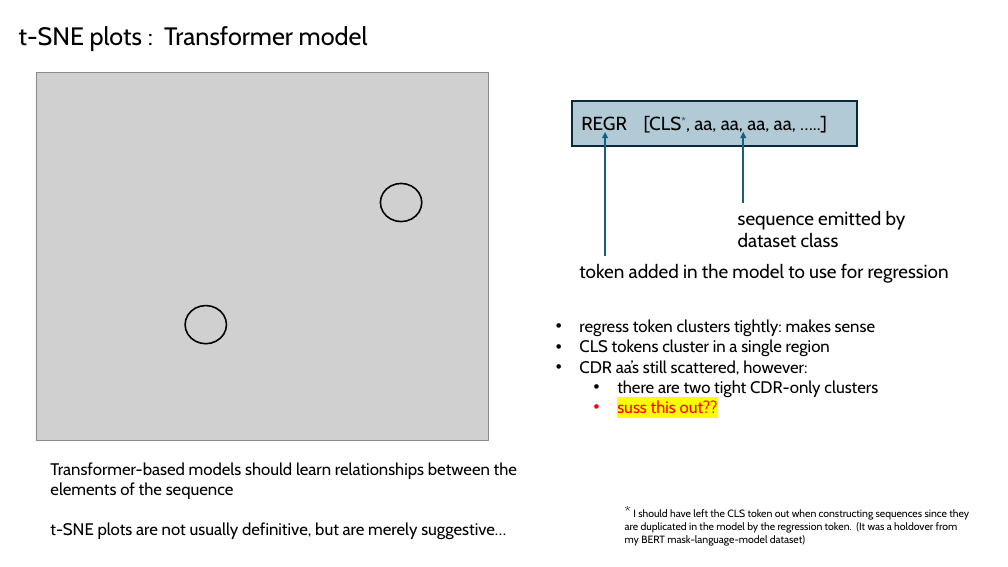
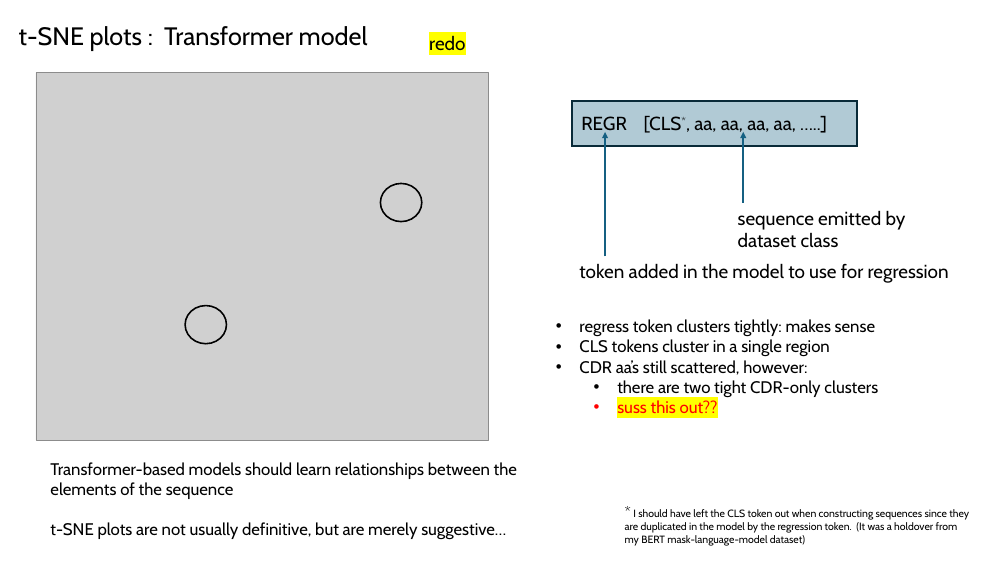
Before and after one commit to planaria158/BERT-antibody-antigen-binding-energy, a slide deck: slide 14 of Homework-aAlphaBio.pptx (slide 18 before the commit). Drawn at 1008x567 pixels with LibreOffice and Linux fonts; fonts in the diff are those of the drawing; grey boxes stand for pictures. Boxes give left, top, right and bottom in pixels: in the first picture for what was removed or moved away, otherwise in the second. Text is boxed around its words. In the diff, an @@ line names an element or a change of style, - is before the commit and + after.

```diff
--- a/Homework-aAlphaBio.pptx
+++ b/Homework-aAlphaBio.pptx
@@ text added at bbox=[429, 36, 465, 50], 18 pt, text #000000 @@
+redo
```
Also in this commit, not shown: 13 other slides changed, 4 slides added, 2 slides removed.
